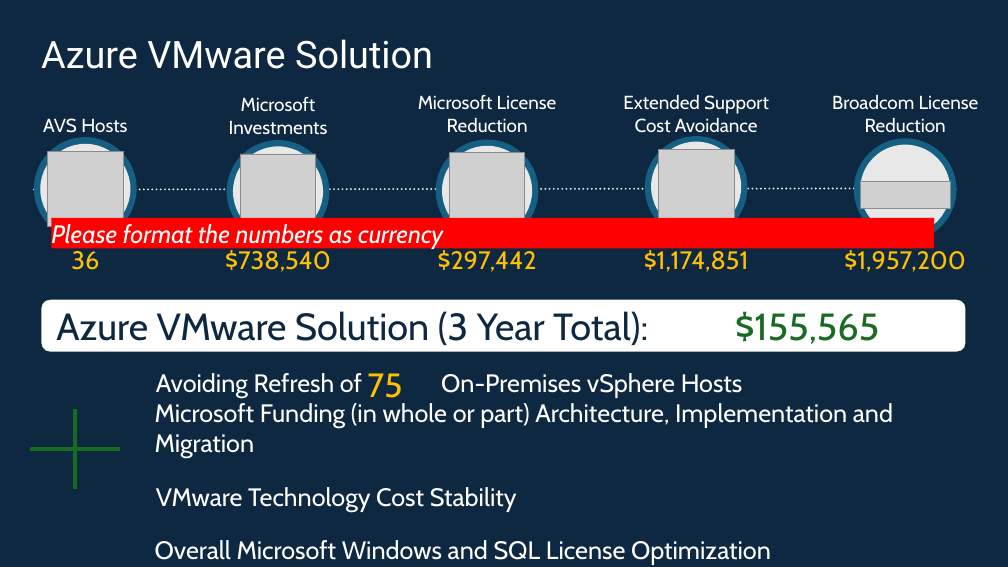
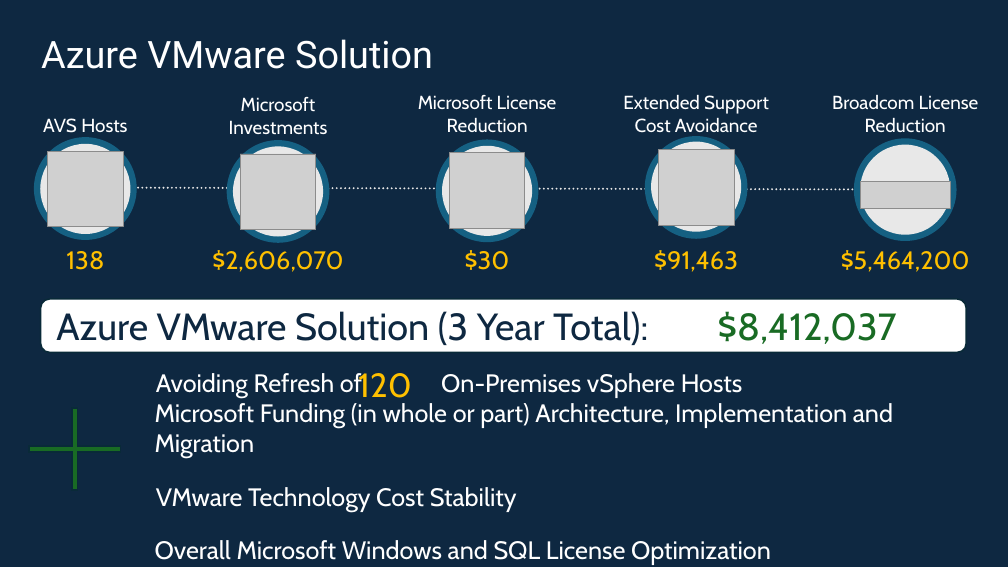
Before and after one commit to Trevor-Davis/Azure-VMware-Solution, a slide deck: slide 3 of AVS-Sizer/AVSDemandGen.pptm. Drawn at 1008x567 pixels with LibreOffice and Linux fonts; fonts in the diff are those of the drawing; grey boxes stand for pictures. Boxes give left, top, right and bottom in pixels: in the first picture for what was removed or moved away, otherwise in the second. Text is boxed around its words. In the diff, an @@ line names an element or a change of style, - is before the commit and + after.

```diff
--- a/AVS-Sizer/AVSDemandGen.pptm
+++ b/AVS-Sizer/AVSDemandGen.pptm
@@ arrow moved from (34, 190) - (957, 188) to (45, 188) - (957, 190) @@
@@ arrow (45, 188) - (957, 190): arrow to line @@
@@ rectangle removed at (x1=51, y1=218, x2=935, y2=248) @@
-Please format the numbers as currency
@@ text at (x1=66, y1=251, x2=104, y2=270): text changed @@
-36
+138
@@ text at (x1=212, y1=250, x2=343, y2=272): text changed @@
-$738,540
+$2,606,070
@@ text at (x1=465, y1=250, x2=510, y2=270): text changed @@
-$297,442
+$30
@@ text at (x1=654, y1=250, x2=738, y2=272): text changed @@
-$1,174,851
+$91,463
@@ text at (x1=841, y1=250, x2=970, y2=272): text changed @@
-$1,957,200
+$5,464,200
@@ text at (x1=718, y1=311, x2=897, y2=344): text changed @@
-$155,565
+$8,412,037
@@ text at (x1=358, y1=373, x2=412, y2=405): text changed @@
-75
+120
```
Also in this commit, not shown: 8 other slides changed, 5 other files.
